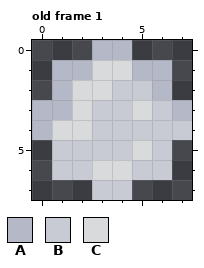
Pixel-art file, stored at WIP_Assets/Visuals/Objects/Canister.aseprite. This is how it looked before the edit.
8x8 pixels, 1 frame. Colours within 5 levels of each other are drawn and written as one. Shown: old frame 1. The commit also changed other frames, which this record leaves out.
Palette (. is transparent): A #b5b8c7  B #c9cbd4  C #d9dadc
Pixels before, old frame 1, first column x 0:
0 ...AA...
1 .AACCAA.
2 .ACCBBA.
3 AACBBCBA
4 ACCBBBBB
5 .BBBBCB.
6 .BBCCBB.
7 ...BB...
After the commit:
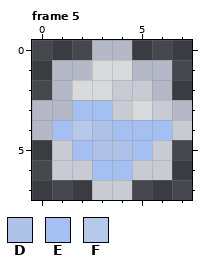
Colours new in this view: D #aec1e7  E #a4c0f3  F #b6c9eb
A new or re-ordered frame is compared with the old frame closest to it.
The edit:
frames 1 -> 8
layer "Layer 2" added
layer "Layer 3" added
Frame 5 is new; against old frame 1, layer "Layer 3":
y 3: x 2..3 CB -> EE
y 4: x 1..6 CCBBBB -> EFDEEE
y 5: x 2..5 BBBC -> EDDE
y 6: x 3..4 CC -> EE
Changed places in both pictures, as pixel boxes (x1, y1, x2, y2):
changed: (52, 100, 172, 180)
